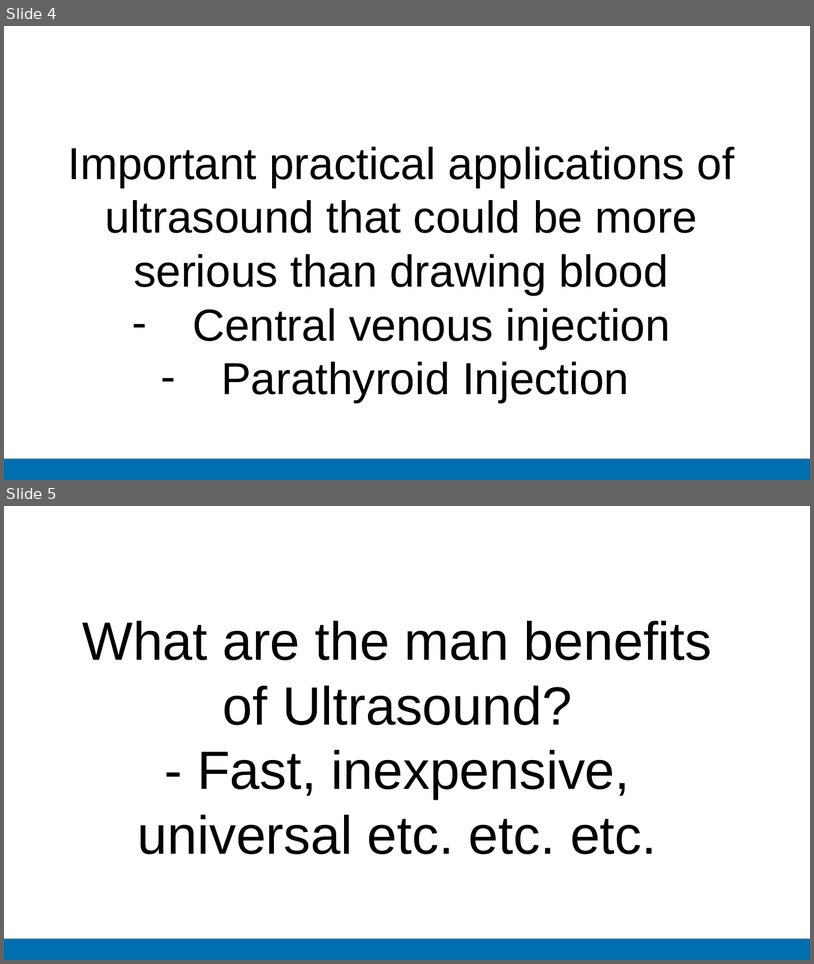
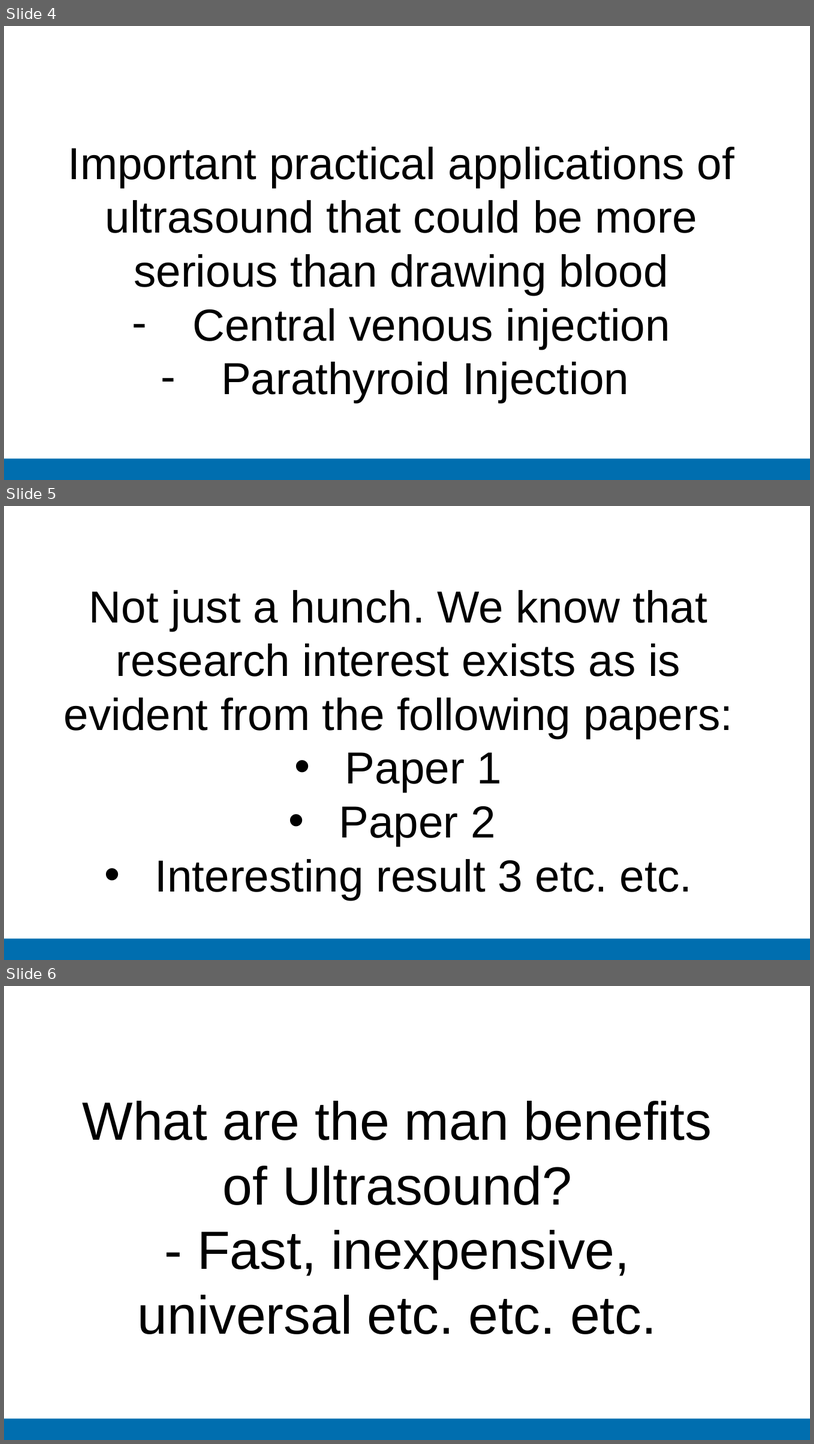
Before and after one commit to zacbaum/Winter-School-Group-2, a slide deck: Imperial College Presentation Template.pptx. Shown one above the other, each under a label of ours: slides 4 and 5 before the commit, slides 4, 5 and 6 after it. The pictures are 814x964 and 814x1444 pixels, drawn with LibreOffice and Linux fonts; fonts in the diff are those of the drawing; background and template pictures are left out. Boxes give left, top, right and bottom in pixels: in the first picture for what was removed or moved away, otherwise in the second. Text is boxed around its words. In the diff, an @@ line names an element or a change of style, - is before the commit and + after.

```diff
--- a/Imperial College Presentation Template.pptx
+++ b/Imperial College Presentation Template.pptx
@@ slide 5 added at (4,506,810,960), background #FFFFFF; not listed: 1 template element that a slide beside it also shows @@
@@ text added at (64,590,733,900), 40 pt, text #000000 @@
+Not just a hunch. We know that research interest exists as is evident from the following papers:
+• Paper 1
+• Paper 2
+• Interesting result 3 etc. etc.
@@ what was slide 5 is now slide 6 @@
```
Also in this commit, not shown: 3 slides changed, 8 other slides added, 2 slides removed.
